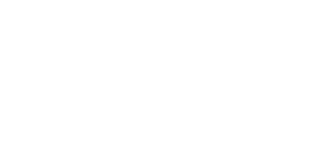
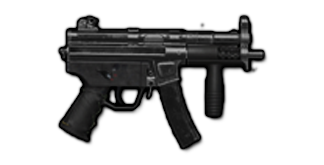
Layer changes from the first 324x165 image to the second:
added layer "MP5k" in group "Group 1" over [59, 16, 264, 149]